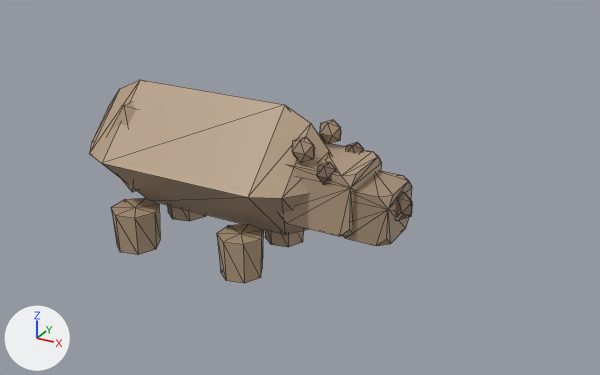
The glTF model public/studio/v2.15.0/d_capybara/model.glb as it was, and as the next commit left it.
Before and after are seen from a 50 mm lens placed at (4.71, -6.66, 4.2), pointed at (0.97, 0.14, 0.8). The axes (+X, +Y, +Z) are drawn at lower left. The lights are the same throughout. The first picture is the older version. Mesh edges are drawn as thin lines. Where no turn or scale is listed for an object, it has been applied to the vertices.

Objects in the first picture: 'part0', 'part1', 'part10', 'part12', 'part2', 'part3', 'part7', 'part9' and 5 more.
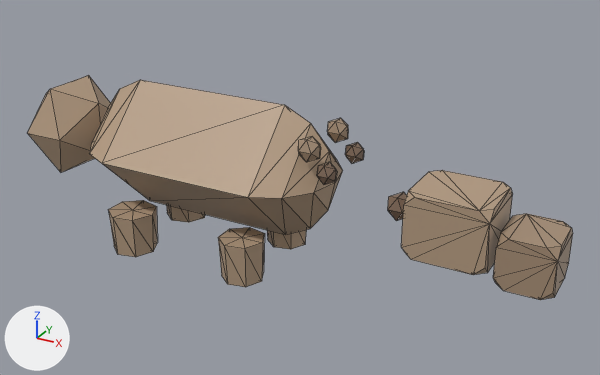
Boxes [x1, y1, x2, y2] around the edits, measured in the pictures (600 x 375 px):
'part2', moved: before [279, 142, 382, 236]; after [401, 170, 513, 275]
'part3', moved: before [344, 170, 412, 246]; after [493, 214, 573, 300]
'part1', moved: before [110, 102, 138, 192]; after [28, 75, 111, 172]
'part10', moved: before [217, 224, 263, 283]; after [218, 227, 265, 287]
'part12', moved: before [111, 198, 160, 255]; after [108, 200, 158, 257]
'part7', moved: before [320, 120, 341, 144]; after [327, 118, 348, 143]

The change, as a list of edits to the scene's bpy script:
```text
Change me_geometry_1:
    used by ob_part1; location = (0.0, 0.0, 0.0)
    remove me_geometry_1.from_pydata(...)  # 12 vertices, 20 faces; spans x -1.251..-0.469, y -0.493..0.493, z 0.527..1.513
    add me_geometry_1.from_pydata(...)  # 12 vertices, 20 faces; spans x -2.276..-1.493, y -0.493..0.493, z 0.55..1.537
    me_geometry_1 part 1: the whole mesh is moved by (-1.025, 0.0, 0.024)
Change me_geometry_2:
    used by ob_part2; location = (0.0, 0.0, 0.0)
    remove me_geometry_2.from_pydata(...)  # 24 vertices, 44 faces; spans x 0.99..1.77, y -0.35..0.35, z 0.63..1.25
    add me_geometry_2.from_pydata(...)  # 24 vertices, 44 faces; spans x 2.29..3.07, y -0.35..0.35, z 0.573..1.193
    me_geometry_2 part 2: the whole mesh is moved by (1.3, 0.0, -0.057)
Change me_geometry_3:
    used by ob_part3; location = (0.0, 0.0, 0.0)
    remove me_geometry_3.from_pydata(...)  # 24 vertices, 44 faces; spans x 1.6..2.12, y -0.29..0.29, z 0.59..1.09
    add me_geometry_3.from_pydata(...)  # 24 vertices, 44 faces; spans x 3.132..3.652, y -0.29..0.29, z 0.458..0.958
    me_geometry_3 part 3: the whole mesh is moved by (1.532, 0.0, -0.132)
Change me_geometry_7:
    used by ob_part7; location = (0.0, 0.0, 0.0)
    remove me_geometry_7.from_pydata(...)  # 12 vertices, 20 faces; spans x 1.129..1.351, y 0.186..0.374, z 1.289..1.511
    add me_geometry_7.from_pydata(...)  # 12 vertices, 20 faces; spans x 1.203..1.424, y 0.203..0.39, z 1.313..1.534
    me_geometry_7 part 4: the whole mesh is moved by (0.073, 0.017, 0.024)
Change me_geometry_10:
    used by ob_part10; location = (0.0, 0.0, 0.0)
    remove me_geometry_10.from_pydata(...)  # 16 vertices, 28 faces; spans x 0.404..0.86, y -0.674..-0.206, z 0.0..0.44
    add me_geometry_10.from_pydata(...)  # 16 vertices, 28 faces; spans x 0.426..0.883, y -0.69..-0.222, z -0.028..0.412
    me_geometry_10 part 5: the whole mesh is moved by (0.023, -0.016, -0.028)
Change me_geometry_12:
    used by ob_part12; location = (0.0, 0.0, 0.0)
    remove me_geometry_12.from_pydata(...)  # 16 vertices, 28 faces; spans x -0.934..-0.44, y -0.713..-0.207, z 0.0..0.44
    add me_geometry_12.from_pydata(...)  # 16 vertices, 28 faces; spans x -0.958..-0.464, y -0.729..-0.222, z -0.027..0.413
    me_geometry_12 part 6: the whole mesh is moved by (-0.024, -0.016, -0.027)
```
